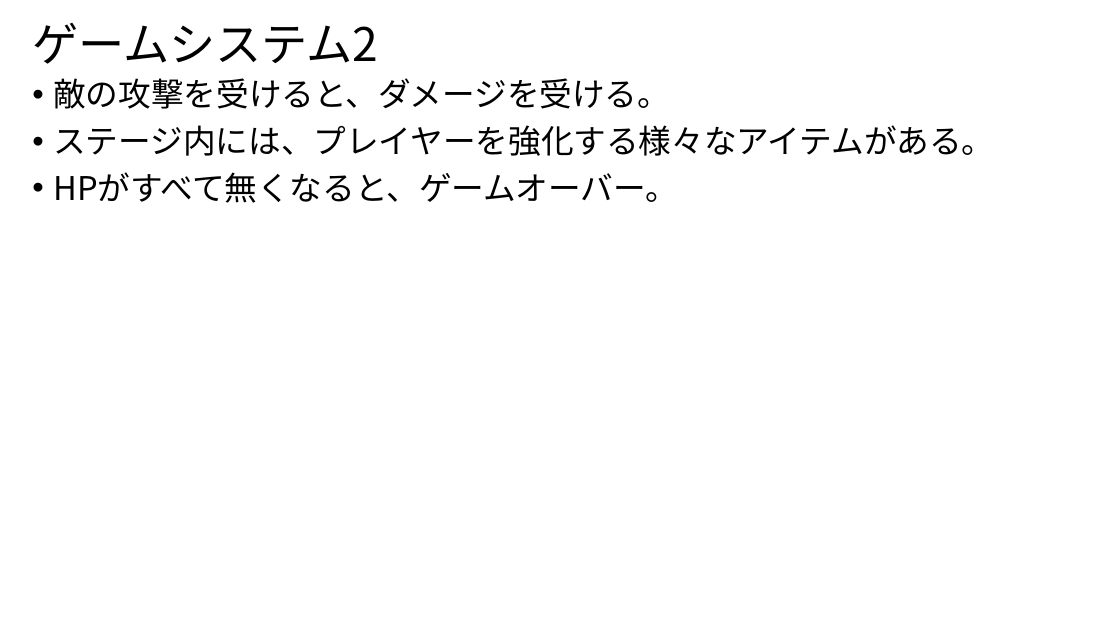
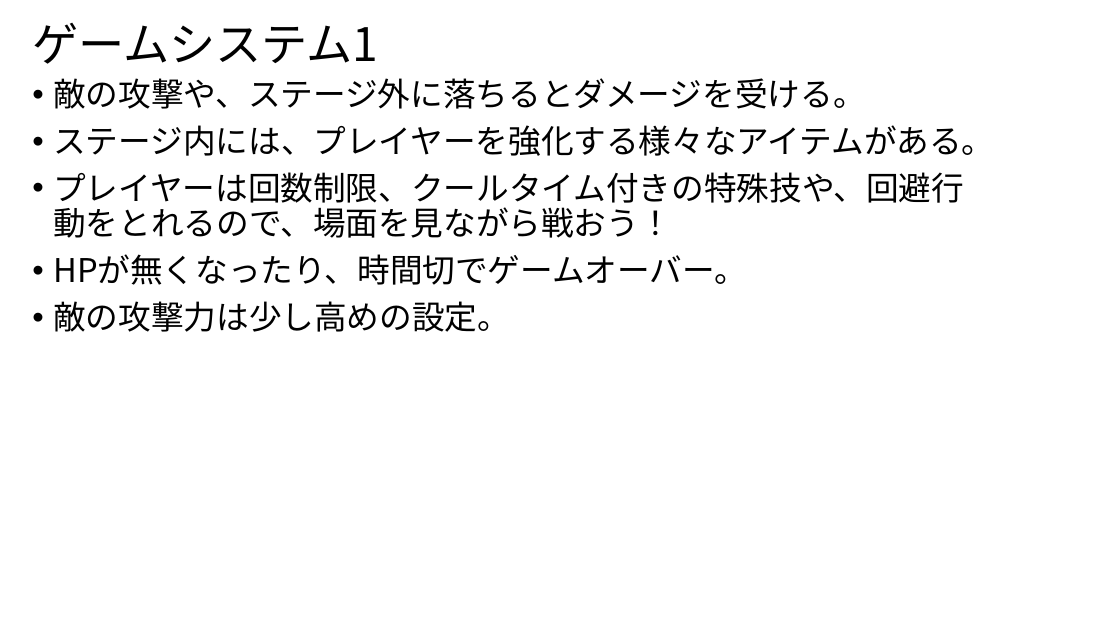
Before and after one commit to 2022Game/15Hirota, a slide deck: slide 5 of 3DLv2_2023_vs2019_Game/Plan/ゲームプレゼンテーション.pptx (slide 6 before the commit). Drawn at 1120x630 pixels with LibreOffice and Linux fonts; fonts in the diff are those of the drawing. Boxes give left, top, right and bottom in pixels: in the first picture for what was removed or moved away, otherwise in the second. Text is boxed around its words. In the diff, an @@ line names an element or a change of style, - is before the commit and + after.

```diff
--- a/3DLv2_2023_vs2019_Game/Plan/ゲームプレゼンテーション.pptx
+++ b/3DLv2_2023_vs2019_Game/Plan/ゲームプレゼンテーション.pptx
@@ title at box(32, 23, 378, 64): text changed @@
-ゲームシステム2
+ゲームシステム1
@@ text at box(53, 78, 865, 109): text changed @@
-• 敵の攻撃を受けると、ダメージを受ける。
+• 敵の攻撃や、ステージ外に落ちるとダメージを受ける。
@@ text at box(53, 172, 964, 332): text changed @@
-• HPがすべて無くなると、ゲームオーバー。
+• プレイヤーは回数制限、クールタイム付きの特殊技や、回避行動をとれるので、場面を見ながら戦おう！
+• HPが無くなったり、時間切でゲームオーバー。
+• 敵の攻撃力は少し高めの設定。
```
Also in this commit, not shown: 4 other slides changed, 1 slide removed, 7 other files.
